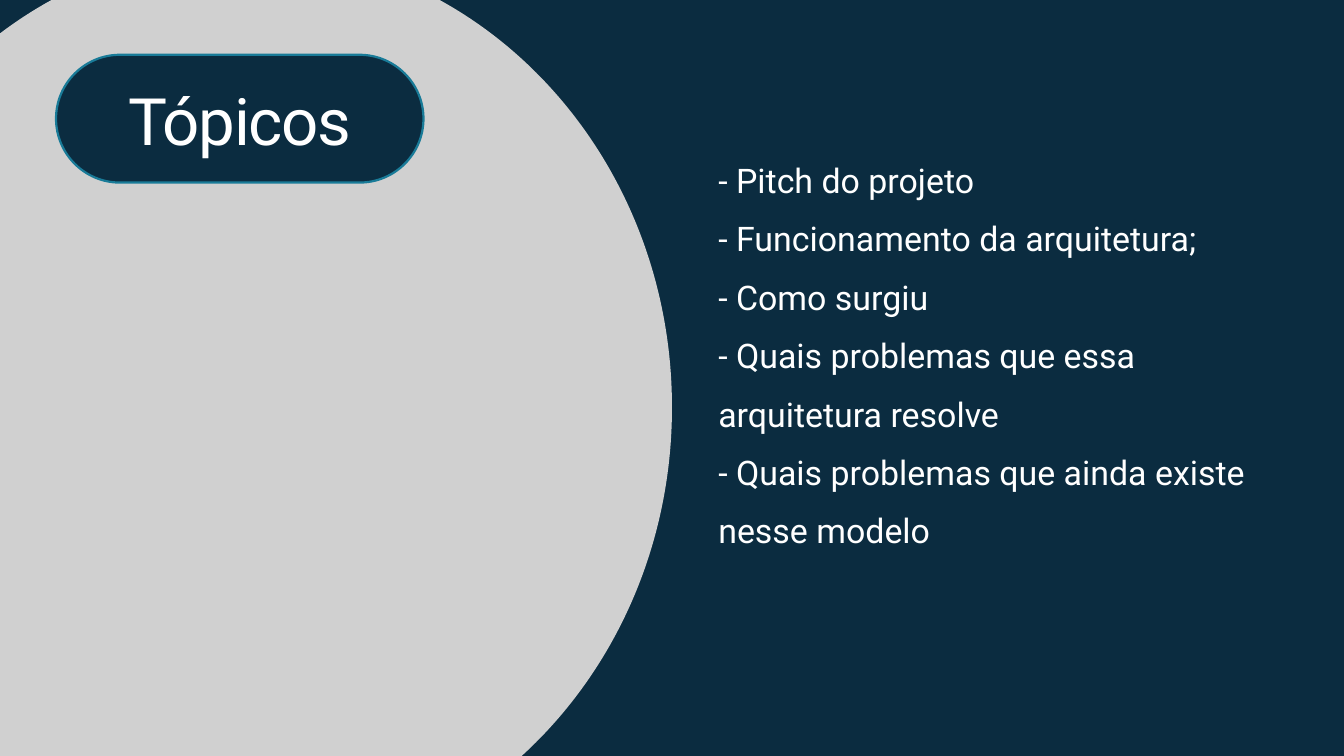
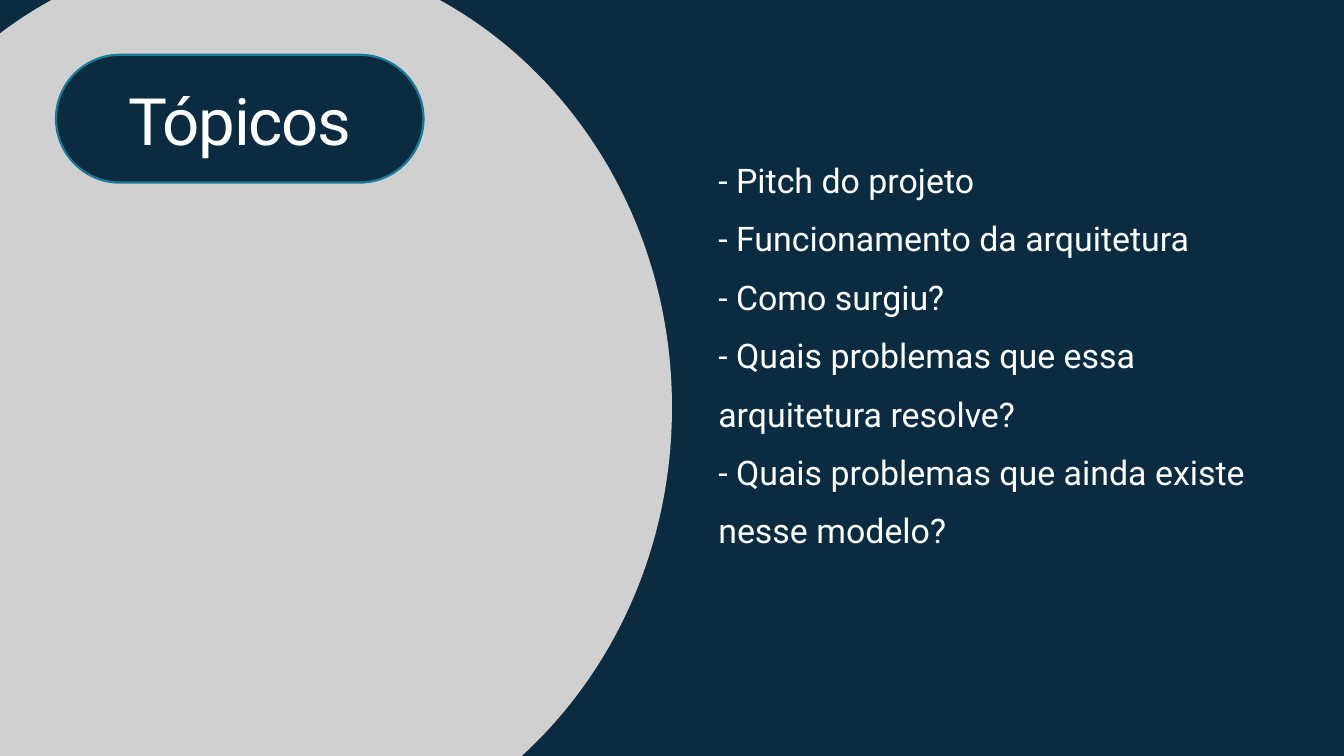
Before and after one commit to Vini5577/projeto-mobTech, a slide deck: slide 2 of arquitetura-RIBs.pptx. Drawn at 1344x756 pixels with LibreOffice and Linux fonts; fonts in the diff are those of the drawing; grey boxes stand for pictures. Boxes give left, top, right and bottom in pixels: in the first picture for what was removed or moved away, otherwise in the second. Text is boxed around its words. In the diff, an @@ line names an element or a change of style, - is before the commit and + after.

```diff
--- a/arquitetura-RIBs.pptx
+++ b/arquitetura-RIBs.pptx
@@ text at (718,225,1245,544): text changed @@
-- Funcionamento da arquitetura;
-- Como surgiu
-- Quais problemas que essa arquitetura resolve
-- Quais problemas que ainda existe nesse modelo
+- Funcionamento da arquitetura
+- Como surgiu?
+- Quais problemas que essa arquitetura resolve?
+- Quais problemas que ainda existe nesse modelo?
```
Also in this commit, not shown: 2 other slides changed.
